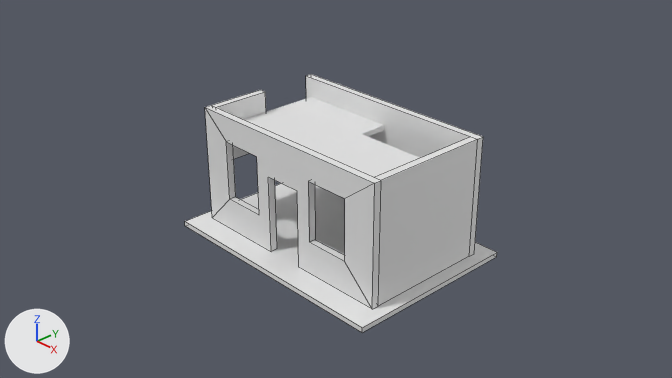
Renders of the Blender file public/mBlender.blend from each side of a commit.
Before and after are seen from the file's camera 'Camera'. Arrows for +X, +Y and +Z are at lower left; the lights stay in place. Mesh edges are drawn as thin lines on the coarser meshes.

The first picture shows 'back', 'front', 'ground', 'left1', 'level', 'right'.
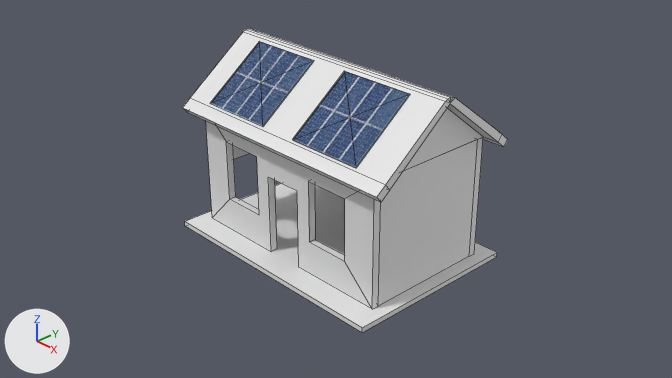
Pixel boxes [x1, y1, x2, y2] of what changed, in the pictures (672 x 378 px):
'top', shown
    after: [183, 28, 508, 202]
'Cube', added (blue)
    after: [292, 71, 410, 168]
    faces in mat_material (picture img_image_0): [292, 71, 409, 167]
'Cube.001', added (blue)
    after: [210, 41, 314, 127]
    faces in mat_material (picture img_image_0): [210, 41, 313, 126]
'sideA', shown
    after: [403, 108, 483, 171]
'level', unchanged, covered by the edit
    before: [244, 97, 419, 177]
'back', unchanged, covered by the edit
    before: [306, 74, 483, 256]
    after: [469, 137, 483, 256]
'left1', unchanged, covered by the edit
    before: [212, 90, 266, 159]
    after: [233, 145, 249, 159]

The change, as a list of edits to the scene's bpy script:
```text
Add img_image_0:
    img_image_0 = load_image('Image_0', '_unpacked/Image_0', 720, 720, 'sRGB')
Add mat_material_001:
    mat_material_001 = principled_material('Material.001')
    mat_material_001.base_color = (0.414, 0.58, 0.615)  # cyan #acc8ce
    mat_material_001.metallic = 0.301
    mat_material_001.roughness = 0.14
Add mat_material:
    mat_material = principled_material('Material')
    mat_material.texture = img_image_0
    mat_material.metallic = 0.249
    mat_material.roughness = 0.0684
Add me_cube_002:
    me_cube_002.from_pydata(...)  # 24 vertices, 12 faces; spans x -1.0..1.0, y -1.0..1.0, z -1.0..1.0
    # faces by material slot: [2, 10]
    me_cube_002.materials.append(mat_material)  # picture img_image_0
    me_cube_002.materials.append(mat_material_001)  # cyan #acc8ce
Change ob_top:
    remove ob_top.hide_set(True)  # its collection is switched off
Change ob_sidea:
    remove ob_sidea.hide_set(True)  # its collection is switched off
Add ob_cube_001:
    ob_cube_001 = bpy.data.objects.new('Cube.001', me_cube_002)
    ob_cube_001.location = (-0.883, -0.38, 1.157)
    ob_cube_001.rotation_euler = (0.0, -0.651, 1.571)  # degrees (0, -37, 90)
    ob_cube_001.scale = (0.5, 0.5, 0.00731)
Add ob_cube:
    ob_cube = bpy.data.objects.new('Cube', me_cube_002.copy())
    ob_cube.location = (0.637, -0.38, 1.157)
    ob_cube.rotation_euler = (0.0, -0.651, 1.571)  # degrees (0, -37, 90)
    ob_cube.scale = (0.5, 0.5, 0.00731)
```
